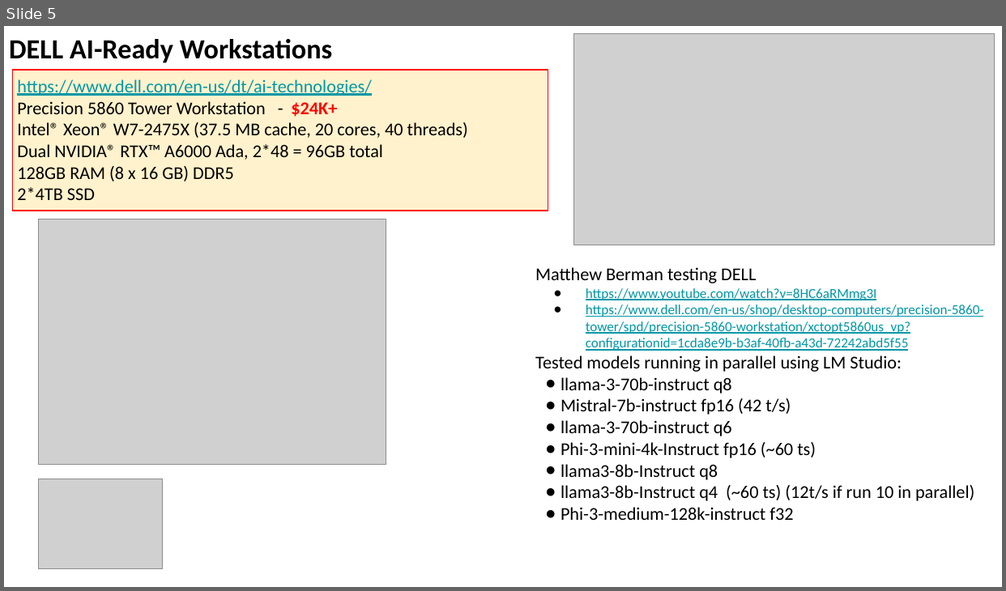
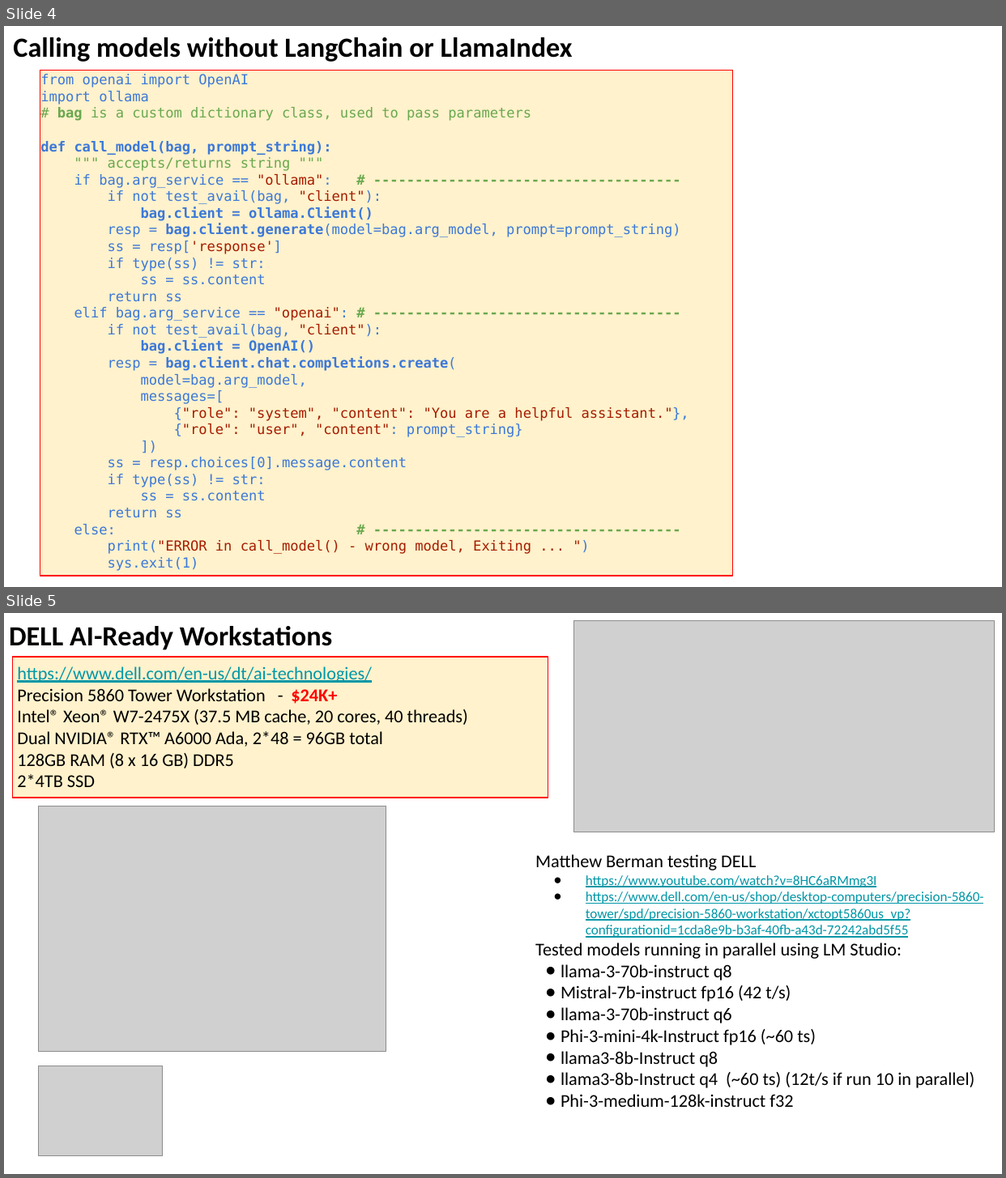
Before and after one commit to lselector/seminar, a slide deck: 2024/2024-06-21-AI-Updates.pptx. Shown one above the other, each under a label of ours: slide 5 before the commit, slides 4 and 5 after it. The pictures are 1006x591 and 1006x1178 pixels, drawn with LibreOffice and Linux fonts; fonts in the diff are those of the drawing; grey boxes stand for pictures. Boxes give left, top, right and bottom in pixels: in the first picture for what was removed or moved away, otherwise in the second. Text is boxed around its words. In the diff, an @@ line names an element or a change of style, - is before the commit and + after.

```diff
--- a/2024/2024-06-21-AI-Updates.pptx
+++ b/2024/2024-06-21-AI-Updates.pptx
@@ slide 4 added at (x1=4, y1=26, x2=1002, y2=587), background #FFFFFF @@
@@ text added at (x1=13, y1=37, x2=573, y2=62), 20 pt, text #000000, bold @@
+Calling models without LangChain or LlamaIndex
@@ rectangle added at (x1=40, y1=70, x2=732, y2=576), fill #FFF2CC, outline #FF0000 0.75 pt, 10 pt, text #3C78D8 @@
+from openai import OpenAI
+import ollama
+# bag is a custom dictionary class, used to pass parameters
+def call_model(bag, prompt_string):
+""" accepts/returns string """
+if bag.arg_service == "ollama": # -------------------------------------
+if not test_avail(bag, "client"):
+bag.client = ollama.Client()
+resp = bag.client.generate(model=bag.arg_model, prompt=prompt_string)
+ss = resp['response']
+if type(ss) != str:
+ss = ss.content
+return ss
+elif bag.arg_service == "openai": # -------------------------------------
+if not test_avail(bag, "client"):
+bag.client = OpenAI()
+resp = bag.client.chat.completions.create(
+model=bag.arg_model,
+messages=[
+{"role": "system", "content": "You are a helpful assistant."},
+{"role": "user", "content": prompt_string}
+])
+ss = resp.choices[0].message.content
+if type(ss) != str:
+ss = ss.content
+return ss
+else: # -------------------------------------
+print("ERROR in call_model() - wrong model, Exiting ... ")
+sys.exit(1)
```
Also in this commit, not shown: 5 slides changed, 4 other slides added, 1 slide removed.
